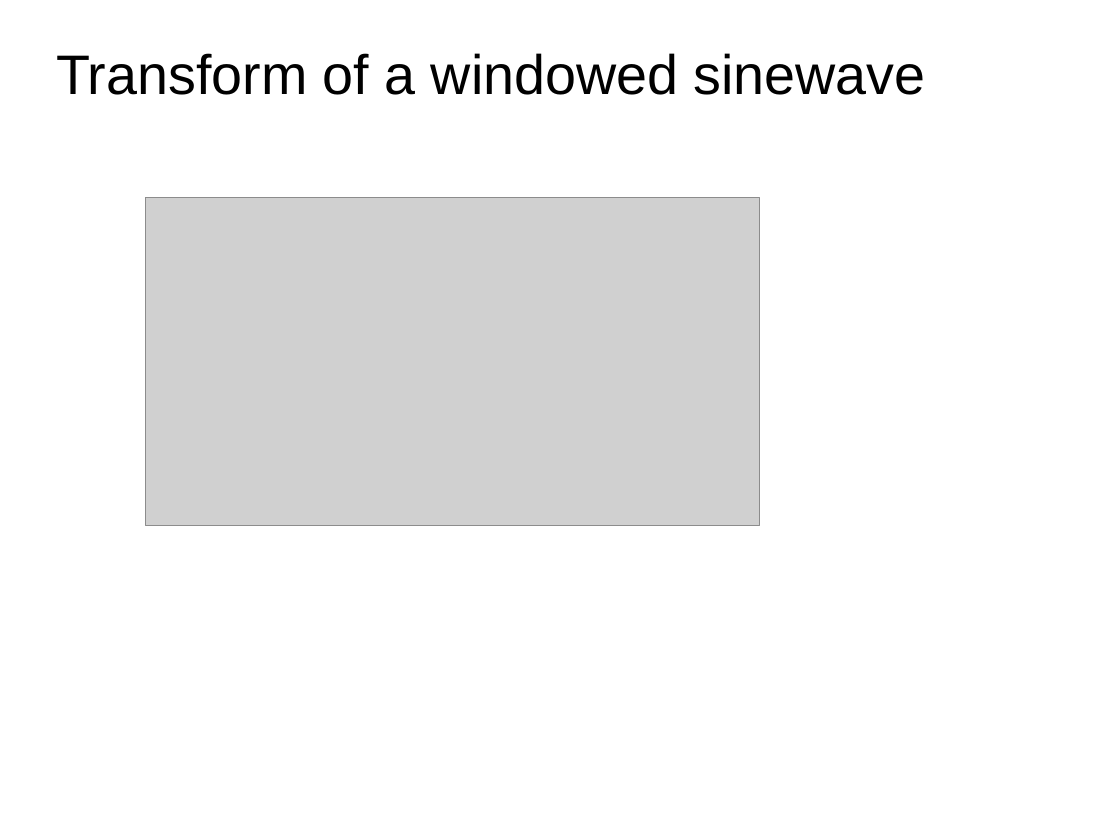
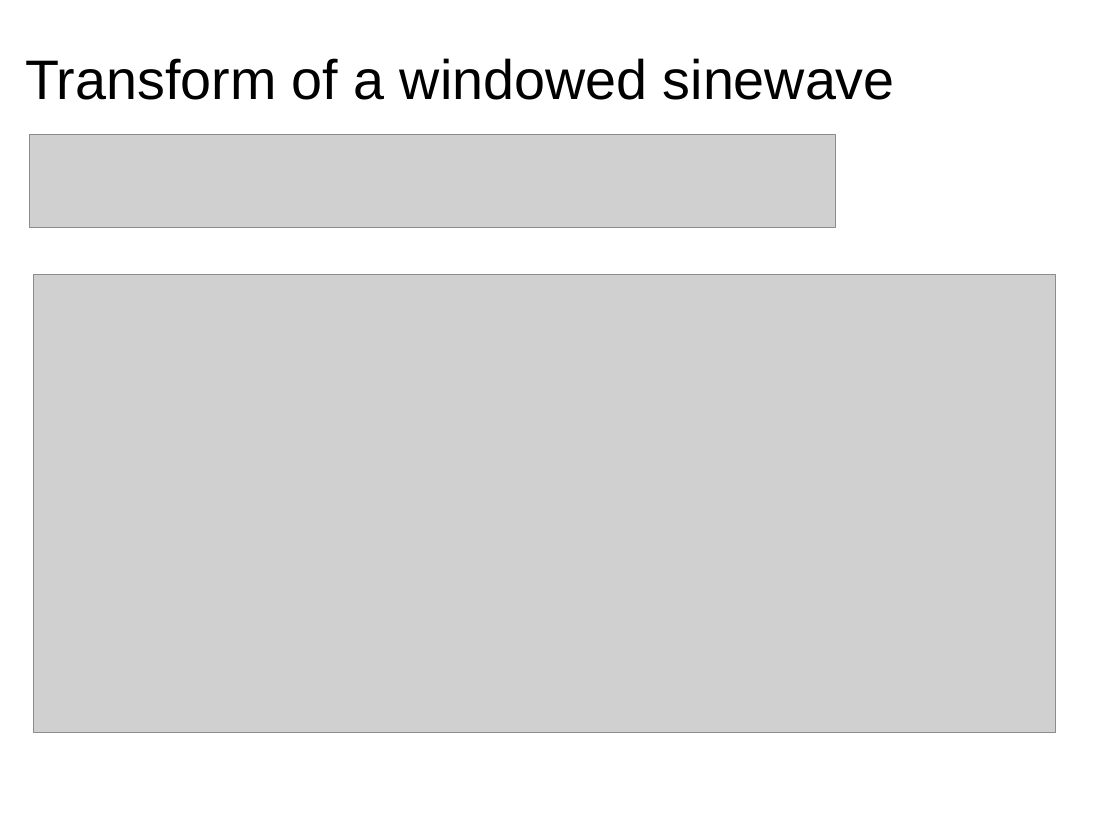
Before and after one commit to MTG/sms-tools, a slide deck: slide 5 of teaching-material/lectures/lect4-STFT/4-STFT.odp. Drawn at 1120x840 pixels with LibreOffice and Linux fonts; fonts in the diff are those of the drawing; grey boxes stand for pictures. Boxes give left, top, right and bottom in pixels: in the first picture for what was removed or moved away, otherwise in the second. Text is boxed around its words. In the diff, an @@ line names an element or a change of style, - is before the commit and + after.

```diff
--- a/teaching-material/lectures/lect4-STFT/4-STFT.odp
+++ b/teaching-material/lectures/lect4-STFT/4-STFT.odp
@@ title "Transform of a windowed sinewave" moved from (x1=56, y1=53, x2=926, y2=95) to (x1=25, y1=58, x2=895, y2=100) @@
@@ picture resized from (x1=146, y1=197, x2=760, y2=525) to (x1=30, y1=134, x2=836, y2=227) @@
@@ picture added at (x1=34, y1=274, x2=1055, y2=732) @@
```
Also in this commit, not shown: 12 other slides changed, 1 slide added, 15 other files.
